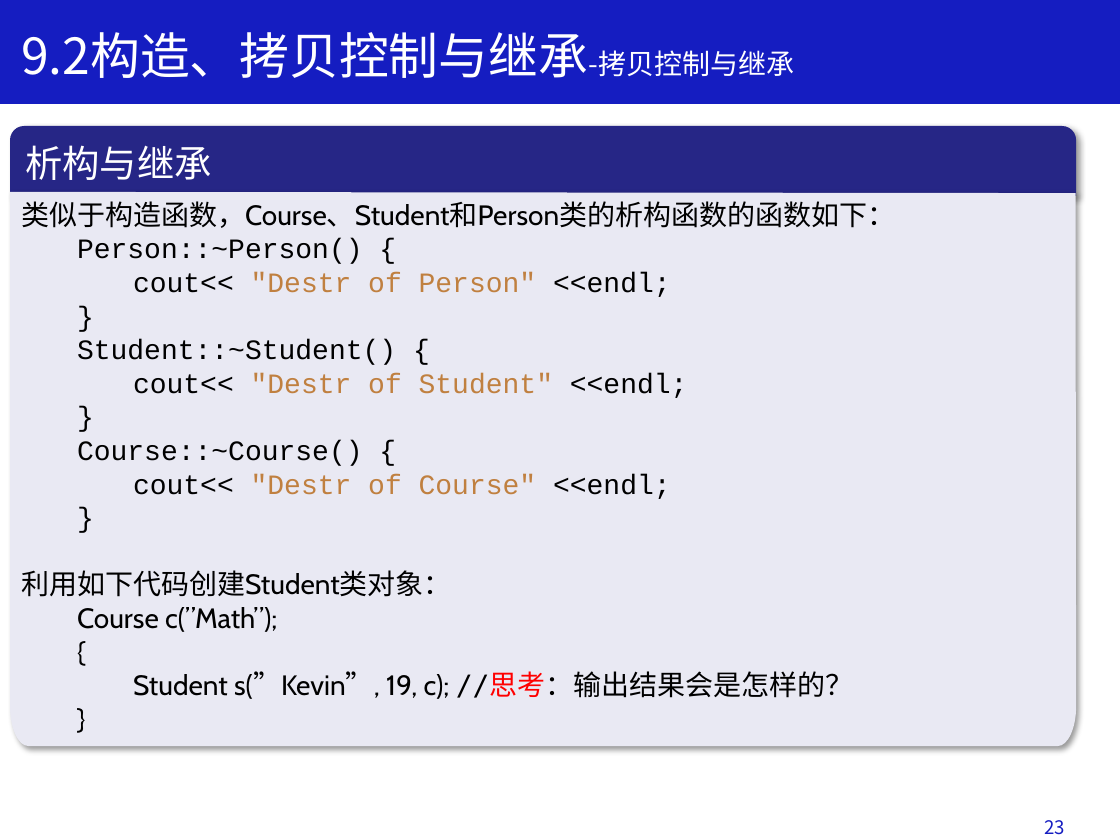
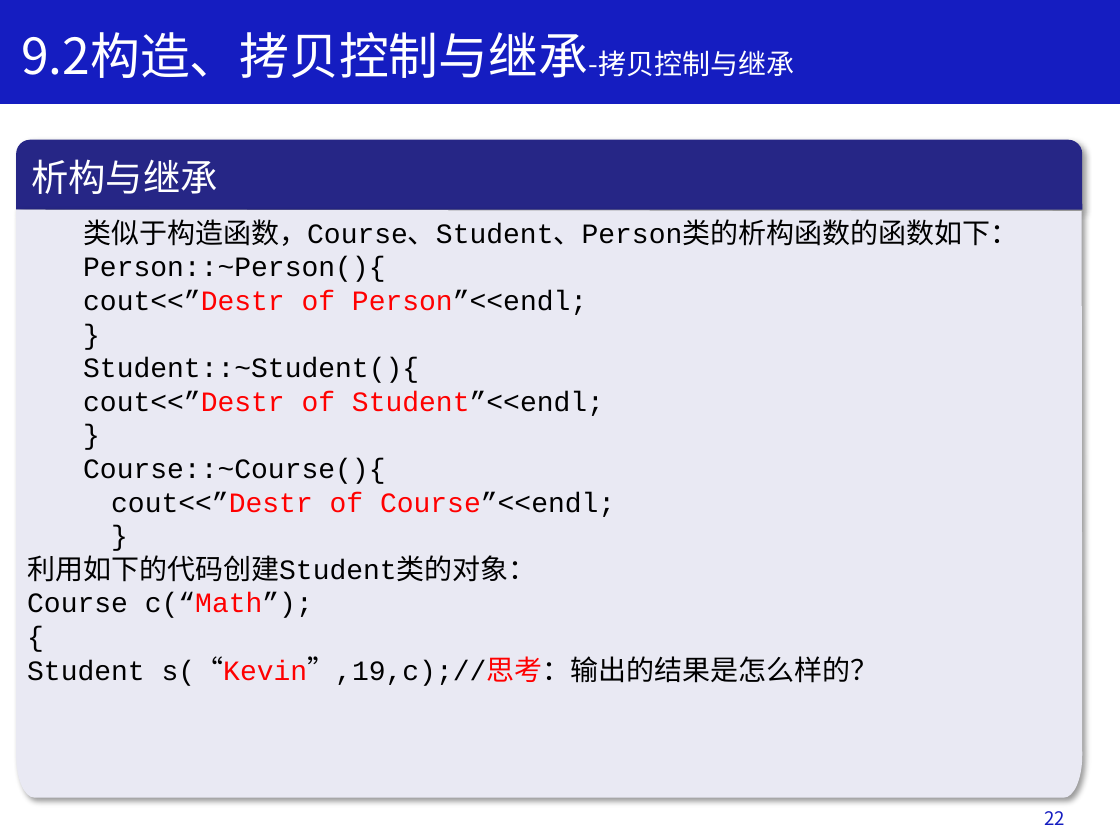
Before and after one commit to Changhe160/book-cplusplus, a slide deck: slide 23 of slides/ppt/Chapter9.pptx. Drawn at 1120x840 pixels with LibreOffice and Linux fonts; fonts in the diff are those of the drawing. Boxes give left, top, right and bottom in pixels: in the first picture for what was removed or moved away, otherwise in the second. Text is boxed around its words. In the diff, an @@ line names an element or a change of style, - is before the commit and + after.

```diff
--- a/slides/ppt/Chapter9.pptx
+++ b/slides/ppt/Chapter9.pptx
@@ round same rect "析构与继承": place and size @@
-round same rect "析构与继承" at [10,127,1076,196]
+round same rect "析构与继承" at [16,140,1082,209]
@@ freeform shape "类似于构造函数，Course、Student、Person类的析构函数的函数如下：": place and size @@
-freeform shape "类似于构造函数，Course、Student、Person类的析构函数的函数如下：" at [10,192,1076,746]
+freeform shape "类似于构造函数，Course、Student、Person类的析构函数的函数如下：" at [16,209,1082,797]
@@ freeform shape "类似于构造函数，Course、Student、Person类的析构函数的函数如下：" at [16,209,1082,797]: font Cabin to Courier New in "{"; indent changed @@
@@ text "学习目标" rewrapped from [50,244,199,292] to [35,219,184,263] @@
@@ text in freeform shape at [83,219,1018,315]: text changed @@
-类似于构造函数，Course、Student和Person类的析构函数的函数如下：
-  Person::~Person() {
-    cout<< "Destr of Person" <<endl;
+  类似于构造函数，Course、Student、Person类的析构函数的函数如下：
+  Person::~Person(){
+  cout<<”Destr of Person”<<endl;
@@ text in freeform shape at [83,357,604,416]: text changed @@
-  Student::~Student() {
-    cout<< "Destr of Student" <<endl;
+  Student::~Student(){
+  cout<<”Destr of Student”<<endl;
@@ text in freeform shape at [83,458,615,517]: text changed @@
-  Course::~Course() {
-    cout<< "Destr of Course" <<endl;
+  Course::~Course(){
+  cout<<”Destr of Course”<<endl;
@@ text in freeform shape at [27,555,537,618]: text changed; font Cabin to Courier New @@
-利用如下代码创建Student类对象：
-  Course c(”Math”);
+  利用如下的代码创建Student类的对象：
+  Course c(“Math”);
@@ text in freeform shape at [27,660,879,686]: text changed; font Cabin to Courier New @@
-    Student s(”Kevin”, 19, c); //思考：输出结果会是怎样的？
-  }
+  Student s(“Kevin”,19,c);//思考：输出的结果是怎么样的？
@@ text at [1044,811,1065,825]: text changed @@
-23
+22
```
Also in this commit, not shown: 23 other slides changed, 3 slides removed.
